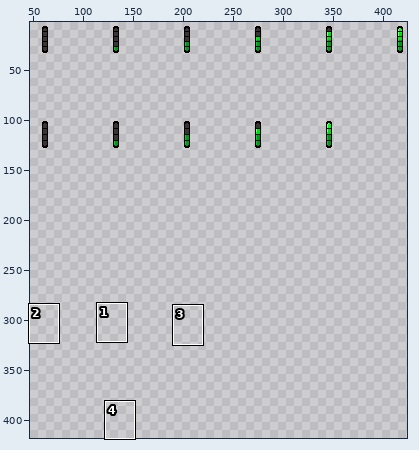
File history of a pixel-art file, assets/1x/atlascharge.ase. Above: a wide view before the commit, with the close-up outlined.
Close-up. First the earlier version:
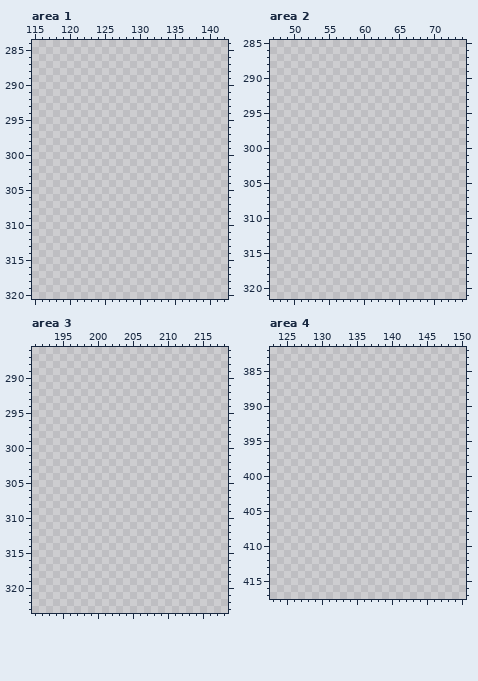
426x665 pixels, 1 frame. Shown: area 1: x 115..142, y 284..320; area 2: x 47..74, y 285..321; area 3: x 191..218, y 286..323; area 4: x 123..150, y 382..417. The wide view leaves out empty margins. The commit also changed other parts of the picture, which this record leaves out.
The same view after the edit:
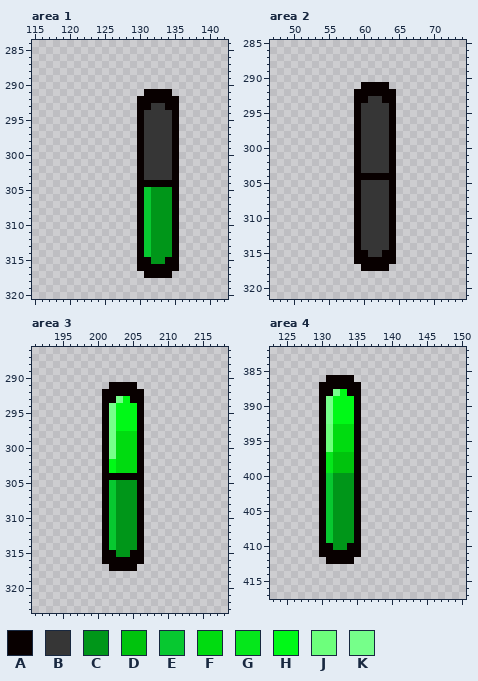
Palette (. is transparent): A #080000  B #363636  C #009619  D #00c30d  E #07c830  F #00db10  G #05e71b  H #00f917  J #6dff7c  K #76ff8a
The author wrote: update charge atlas to include all possible values
Diff:
Area 1, layer "Charge Bars":
Colour A is added in row 291 at x 131 to 134; in row 292 at x 130 to 135; in row 293 at x 130 to 131 and 134 to 135; in rows 294 to 303 at x 130 and 135; in row 304 at x 130 to 135; in rows 305 to 314 at x 130 and 135.
Colour A is added in row 315 at x 130 to 131 and 134 to 135; in row 316 at x 130 to 135; in row 317 at x 131 to 134.
Colour B is added in row 293 at x 132 to 133; in rows 294 to 303 at x 131 to 134.
Colour C is added in rows 305 to 314 at x 132 to 134; in row 315 at x 132 to 133.
Colour E is added in rows 305 to 314 at x 131.
Area 2, layer "Charge Bars":
Colour A is added in row 291 at x 60 to 63; in row 292 at x 59 to 64; in row 293 at x 59 to 60 and 63 to 64; in rows 294 to 303 at x 59 and 64; in row 304 at x 59 to 64; in rows 305 to 314 at x 59 and 64.
Colour A is added in row 315 at x 59 to 60 and 63 to 64; in row 316 at x 59 to 64; in row 317 at x 60 to 63.
Colour B is added in row 293 at x 61 to 62; in rows 294 to 303 at x 60 to 63; in rows 305 to 314 at x 60 to 63; in row 315 at x 61 to 62.
Area 3, layer "Charge Bars":
Colour A is added in row 291 at x 202 to 205; in row 292 at x 201 to 206; in row 293 at x 201 to 202 and 205 to 206; in rows 294 to 303 at x 201 and 206; in row 304 at x 201 to 206; in rows 305 to 314 at x 201 and 206.
Colour A is added in row 315 at x 201 to 202 and 205 to 206; in row 316 at x 201 to 206; in row 317 at x 202 to 205.
Colour C is added in rows 305 to 314 at x 203 to 205; in row 315 at x 203 to 204.
Colour E is added in rows 305 to 314 at x 202.
Colour F is added in rows 298 to 303 at x 203 to 205.
Colour H is added in row 293 at x 204; in rows 294 to 297 at x 203 to 205; in rows 302 to 303 at x 202.
Colour K is added in row 293 at x 203; in rows 294 to 301 at x 202.
Area 4, layer "Charge Bars":
Colour A is added in row 386 at x 131 to 134; in row 387 at x 130 to 135; in row 388 at x 130 to 131 and 134 to 135; in rows 389 to 409 at x 130 and 135; in row 410 at x 130 to 131 and 134 to 135; in row 411 at x 130 to 135.
Colour A is added in row 412 at x 131 to 134.
Colour C is added in rows 400 to 409 at x 132 to 134; in row 410 at x 132 to 133.
Colour D is added in rows 397 to 399 at x 132 to 134.
Colour E is added in rows 400 to 409 at x 131.
Colour F is added in rows 393 to 396 at x 132 to 134.
Colour G is added in rows 397 to 399 at x 131.
Colour H is added in row 388 at x 133; in rows 389 to 392 at x 132 to 134.
Colour J is added in rows 393 to 396 at x 131.
Colour K is added in row 388 at x 132; in rows 389 to 392 at x 131.
Where, in picture pixels (left, top, right, bottom), the same in both close-ups:
added: (137, 89, 179, 278)
added: (354, 82, 396, 271)
added: (102, 382, 144, 571)
added: (319, 375, 361, 564)
